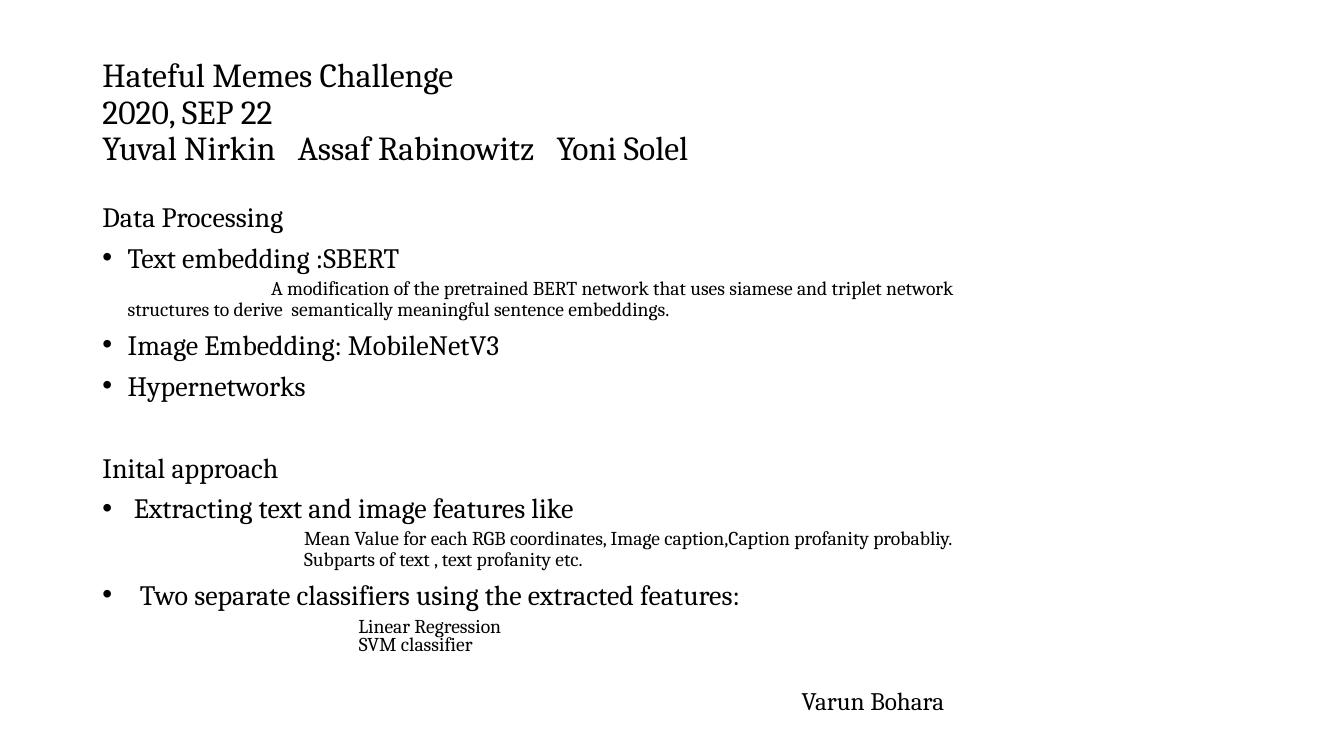
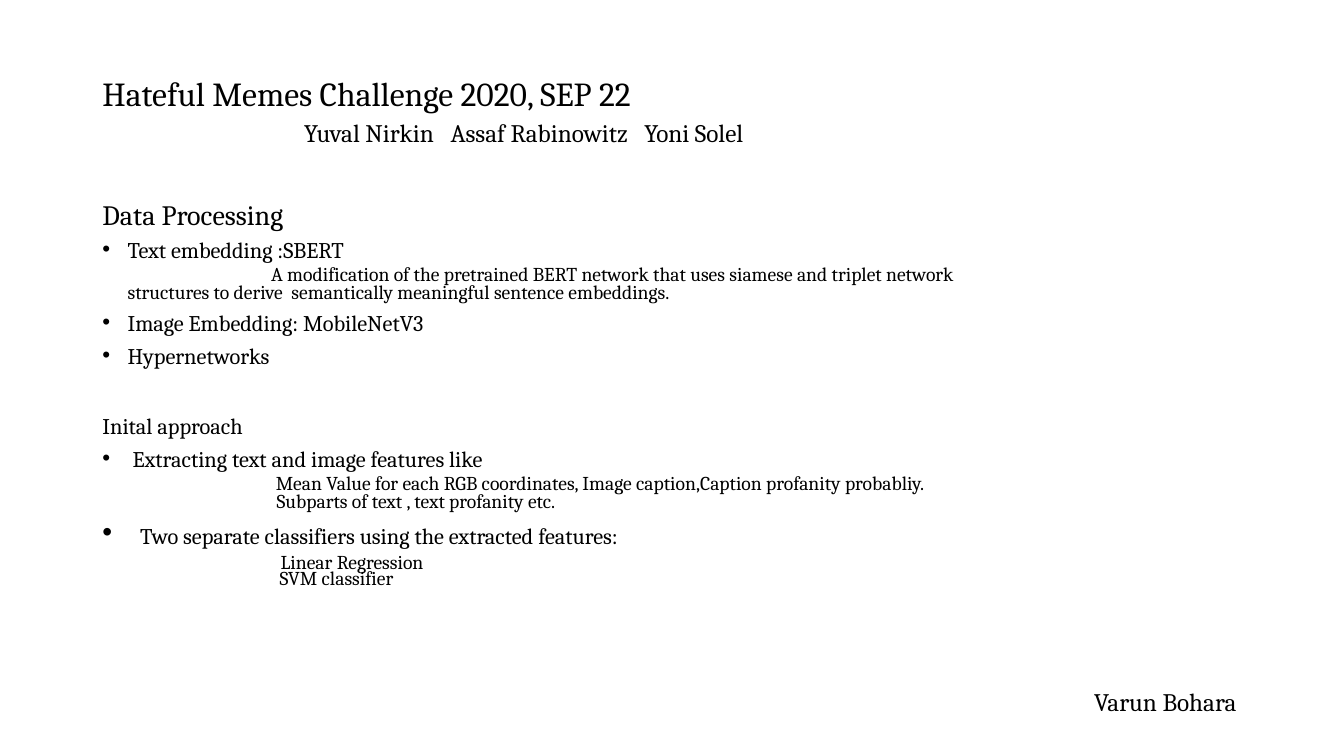
Before and after one commit to VarunBohara/Mini-Project-Documents, a slide deck: slide 15 of Literature Survey.pptx (slide 16 before the commit). Drawn at 1344x756 pixels with LibreOffice and Linux fonts; fonts in the diff are those of the drawing. Boxes give left, top, right and bottom in pixels: in the first picture for what was removed or moved away, otherwise in the second. Text is boxed around its words. In the diff, an @@ line names an element or a change of style, - is before the commit and + after.

```diff
--- a/Literature Survey.pptx
+++ b/Literature Survey.pptx
@@ title "Hateful Memes Challenge 2020, SEP ..." at (102, 82, 743, 143): size 24 to 18 pt in "Yuval Nirkin Assaf Rabinowitz Yoni Solel" @@
@@ text "Data Processing" at (102, 206, 953, 585): size 20 to 16 pt in "Text embedding :SBERT", "Image Embedding: MobileNetV3", "Hypernetworks", "Inital approach" and 2 more places; line spacing 0.8 to 0.7 @@
@@ text "Varun Bohara": place and size @@
-text "Varun Bohara" at (802, 692, 944, 710)
+text "Varun Bohara" at (1094, 693, 1237, 711)
```
Also in this commit, not shown: 16 other slides changed, 1 slide removed.
